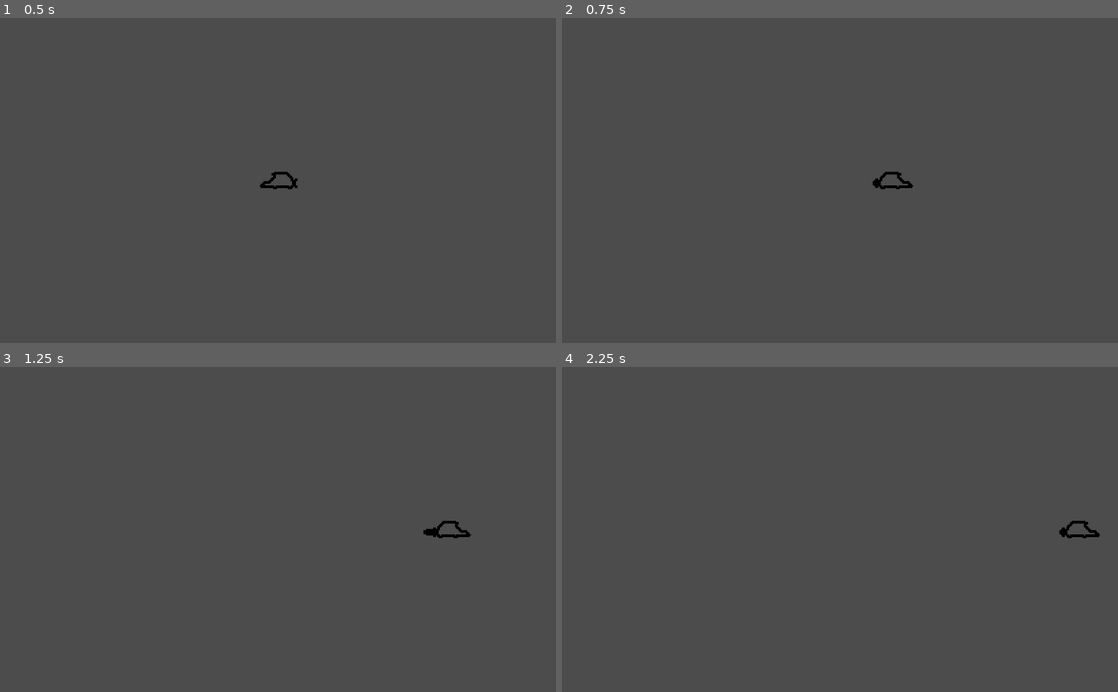
Above: before the commit, frames 1-4 (two rows, left to right).
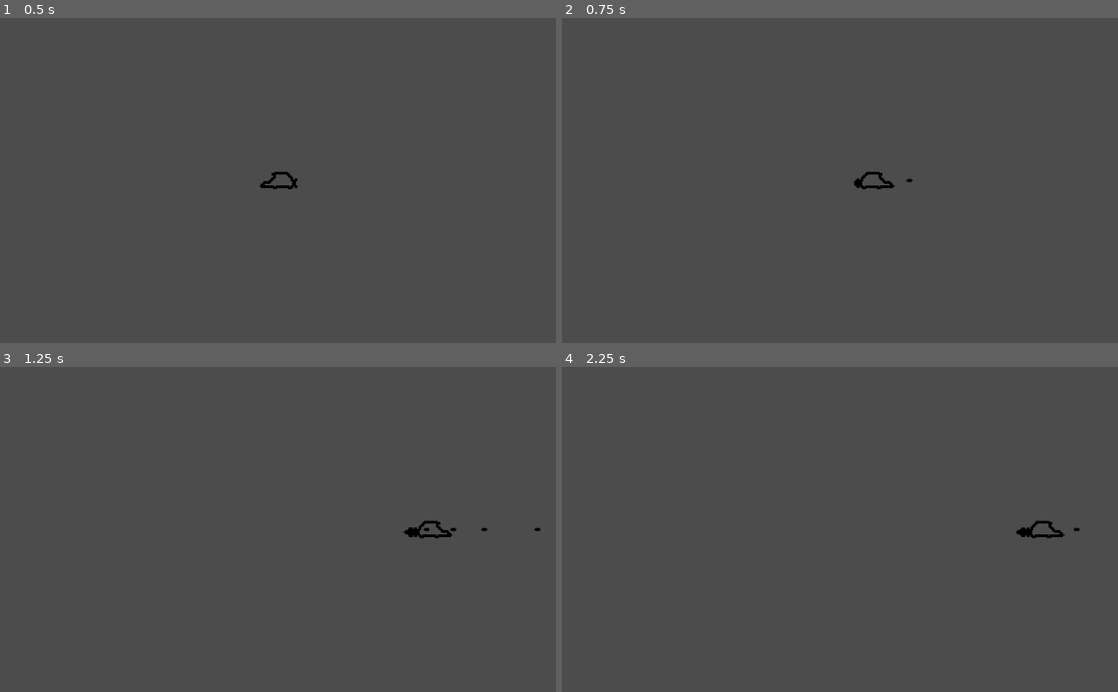
Above: after the commit, the same moments.

Repository: JoaquinSuez/SpaceShooter
Game: Godot game, scene res://main.tscn
Same seed, same stepped clock (60 frames per second), same inputs: the game is played once before the commit and once after it. Before the commit the project starts from res://Player/Player.tscn.
Inputs:
- Up to frame 1 (0.5 s): no input
- Up to frame 2 (0.75 s): tap Enter at 0.5 s; hold D (move_right) from 0.53 s (still down); hold J (shoot) from 0.53 s (still down)
- Up to frame 3 (1.25 s): keep holding D (move_right); keep holding J (shoot)
- Up to frame 4 (2.25 s): release D (move_right) at 1.28 s; release J (shoot) at 1.28 s; hold S (move_down) 1.28-2.03 s; tap J (shoot) at 1.35 s; hold D (move_right) from 2.03 s (still down); hold J (shoot) from 2.03 s (still down)

Frame 1 is identical in both runs. In frame 2, 0.3% of the frame differs, in the area x 52-64%, y 47-53%; in frame 3, 0.3%; in frame 4, 0.3%, in the area x 81-97%, y 47-53%.
Error after the commit: Invalid get index '4' (on base: 'Array'). (res://main.gd:8)

Commit message:
more shooting

Diff:
--- /dev/null
+++ b/Bullet/Bullet.gd
@@ -0,0 +1,11 @@
+extends Area2D
+
+
+var direction
+var speed
+
+
+func _process(delta):
+	position.x += direction * speed * delta
+	if position.x < 0 or position.x > 1024:
+		queue_free()
--- /dev/null
+++ b/Bullet/Bullet.tscn
@@ -0,0 +1,19 @@
+[gd_scene load_steps=4 format=2]
+
+[ext_resource path="res://Bullet/bullet_frames.tres" type="SpriteFrames" id=1]
+[ext_resource path="res://Bullet/Bullet.gd" type="Script" id=2]
+
+[sub_resource type="RectangleShape2D" id=1]
+extents = Vector2( 3, 2 )
+
+[node name="Bullet" type="Area2D"]
+scale = Vector2( 2, 2 )
+script = ExtResource( 2 )
+
+[node name="CollisionShape2D" type="CollisionShape2D" parent="."]
+scale = Vector2( 0.991, 0.751 )
+shape = SubResource( 1 )
+
+[node name="AnimatedSprite" type="AnimatedSprite" parent="."]
+frames = ExtResource( 1 )
+animation = "traveling"
--- /dev/null
+++ b/Bullet/bullet_frames.tres
@@ -0,0 +1,15 @@
+[gd_resource type="SpriteFrames" load_steps=3 format=2]
+
+[ext_resource path="res://Bullet/bullet.png" type="Texture" id=1]
+
+[sub_resource type="AtlasTexture" id=1]
+atlas = ExtResource( 1 )
+region = Rect2( 10, 0, 6, 3 )
+
+[resource]
+animations = [ {
+"frames": [ SubResource( 1 ) ],
+"loop": true,
+"name": "traveling",
+"speed": 5.0
+} ]
--- a/Player/Player.gd
+++ b/Player/Player.gd
@@ -1,17 +1,20 @@
 extends Node2D
 
 # movement vars
-export var maxSpeed: float = 0
-export var baseSpeed: float = 0
+var maxSpeed = 10
+var baseSpeed = 6
 var currentSpeed = 6
+var speedMult = 1
 var moveDir = Vector2.ZERO # v2 for move()
 var playerIsMoving = false # the player is pressing left/right
 var movingFor = 0 # how long the player has been moving (sec.)
 var drag = 0 # drag, appllied e
-var direction: int = 0 # current direction
+var direction = -1 # current direction
 var lastDirection: int # previous direction
+var currentRail = 3
 # shooting vars
-var shootingDelay = 0.3
+onready var BULLET = preload("res://Bullet/Bullet.tscn")
+var shootingDelay = 0.2
 var currentDelay = 0
 
 func _ready():
@@ -38,10 +41,12 @@
 		movingFor += delta
 		# set animations
 		$AnimatedSprite.flip_h = false
-		if movingFor < 0.4:
+		if movingFor < 0.2:
 			$AnimatedSprite.animation = "startup"
+			speedMult = 0.5
 		else:
 			$AnimatedSprite.animation = "moving"
+			speedMult = 1
 	elif Input.is_action_pressed("move_right"):
 		moveDir.x += 1
 		direction = 1
@@ -50,15 +55,24 @@
 		movingFor += delta
 		# set animations
 		$AnimatedSprite.flip_h = true
-		if movingFor < 0.4:
+		if movingFor < 0.2:
 			$AnimatedSprite.animation = "startup"
+			speedMult = 0.5
 		else:
 			$AnimatedSprite.animation = "moving"
+			speedMult = 1
+
+	# check up/down to change rails and set
+	if Input.is_action_just_pressed("move_up"):
+		currentRail -= 1
+		position = main_script.rail_list
+	elif Input.is_action_just_pressed("move_down"):
+		currentRail += 1
+		position = main_script.get_rail(currentRail).position
 
 	# check if there is no left / right input and do things
 	if moveDir.x == 0:
 		movingFor = 0
-		direction = 0
 		if drag < 0:
 			drag += delta / 2
 		if drag > 0:
@@ -77,11 +91,23 @@
 	moveDir = moveDir.normalized()
 	currentSpeed = baseSpeed * (1 + movingFor / 3)
 	moveDir.x = moveDir.x * currentSpeed + drag
+	moveDir.x *= speedMult
 	moveDir.x = clamp(moveDir.x, -maxSpeed, maxSpeed)
 
 	position += moveDir
 
 
 func shoot(delta):
-	if Input.is_action_just_pressed("shoot"):
-		currentDelay = shootingDelay
+	if Input.is_action_pressed("shoot"):
+		if currentDelay == 0:
+			var bullet = BULLET.instance()
+			bullet.direction = direction
+			bullet.position = position
+			bullet.speed = 700
+			main_script.bullet_list.append(bullet)
+
+			get_tree().root.add_child(bullet)
+			currentDelay = shootingDelay
+
+	currentDelay -= delta
+	currentDelay = clamp(currentDelay, 0, shootingDelay)
--- a/Player/Player.tscn
+++ b/Player/Player.tscn
@@ -1,17 +1,14 @@
 [gd_scene load_steps=4 format=2]
 
-[ext_resource path="res://player_spriteframes.tres" type="SpriteFrames" id=1]
+[ext_resource path="res://Player/player_spriteframes.tres" type="SpriteFrames" id=1]
 [ext_resource path="res://Player/Player.gd" type="Script" id=2]
 
 [sub_resource type="RectangleShape2D" id=1]
 extents = Vector2( 31.5, 14.5 )
 
-[node name="character" type="RigidBody2D"]
+[node name="character" type="KinematicBody2D"]
 position = Vector2( -2, 0 )
-gravity_scale = 0.0
 script = ExtResource( 2 )
-maxSpeed = 10.0
-baseSpeed = 6.0
 
 [node name="AnimatedSprite" type="AnimatedSprite" parent="."]
 position = Vector2( 16, 0 )
--- a/player_spriteframes.tres
+++ b/Player/player_spriteframes.tres
@@ -37,5 +37,5 @@
 "frames": [ SubResource( 2 ), SubResource( 3 ) ],
 "loop": true,
 "name": "startup",
-"speed": 5.0
+"speed": 15.0
 } ]
--- a/default_env.tres
+++ /dev/null
@@ -1,7 +0,0 @@
-[gd_resource type="Environment" load_steps=2 format=2]
-
-[sub_resource type="ProceduralSky" id=1]
-
-[resource]
-background_mode = 2
-background_sky = SubResource( 1 )
--- /dev/null
+++ b/main.gd
@@ -0,0 +1,8 @@
+extends Node2D
+
+
+var bullet_list = []
+export var rail_list = []
+
+func get_rail(a):
+	return rail_list[a]
--- /dev/null
+++ b/main.tscn
@@ -0,0 +1,26 @@
+[gd_scene load_steps=3 format=2]
+
+[ext_resource path="res://main.gd" type="Script" id=1]
+[ext_resource path="res://Player/Player.tscn" type="PackedScene" id=2]
+
+[node name="Main" type="Node2D"]
+script = ExtResource( 1 )
+rail_list = [ NodePath("Rail_0"), NodePath("Rail_1"), NodePath("Rail_2"), NodePath("Rail_3"), NodePath("Rail_4") ]
+
+[node name="character" parent="." instance=ExtResource( 2 )]
+position = Vector2( 244, 82 )
+
+[node name="Rail_0" type="Position2D" parent="."]
+position = Vector2( 512, 50 )
+
+[node name="Rail_1" type="Position2D" parent="."]
+position = Vector2( 512, 175 )
+
+[node name="Rail_2" type="Position2D" parent="."]
+position = Vector2( 512, 300 )
+
+[node name="Rail_3" type="Position2D" parent="."]
+position = Vector2( 512, 425 )
+
+[node name="Rail_4" type="Position2D" parent="."]
+position = Vector2( 512, 550 )
--- a/project.godot
+++ b/project.godot
@@ -11,8 +11,11 @@
 [application]
 
 config/name="SpaceShooter"
-run/main_scene="res://Player/Player.tscn"
-config/icon="res://icon.png"
+run/main_scene="res://main.tscn"
+
+[autoload]
+
+main_script="*res://main.gd"
 
 [global]
 
@@ -71,4 +74,3 @@
 vram_compression/import_etc=true
 vram_compression/import_etc2=false
 quality/filters/use_nearest_mipmap_filter=true
-environment/default_environment="res://default_env.tres"
Binary file added: Bullet/bullet.png
Not shown, changed: Bullet/bullet.png.import
Binary file added: bullet.ase
Binary file removed: icon.png
